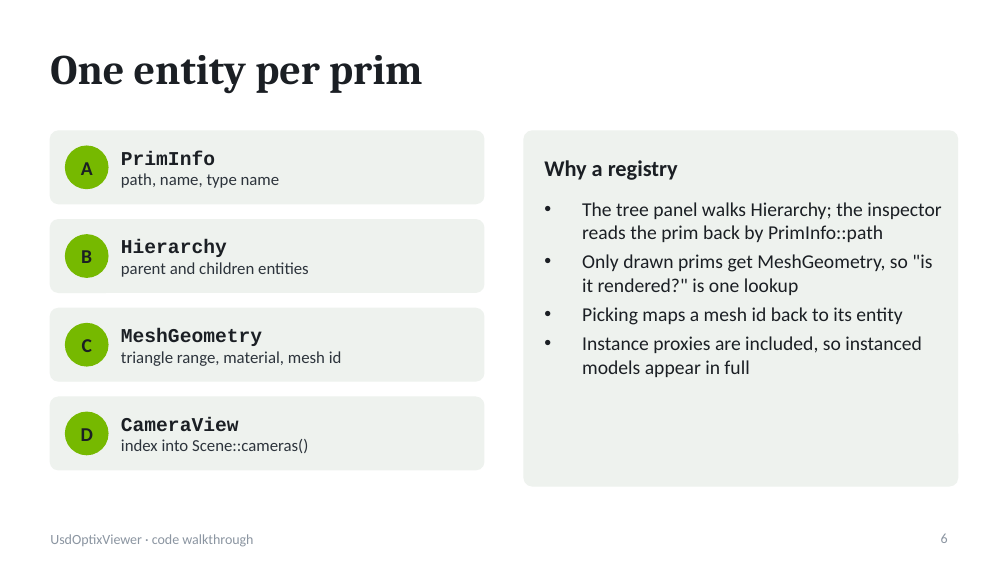
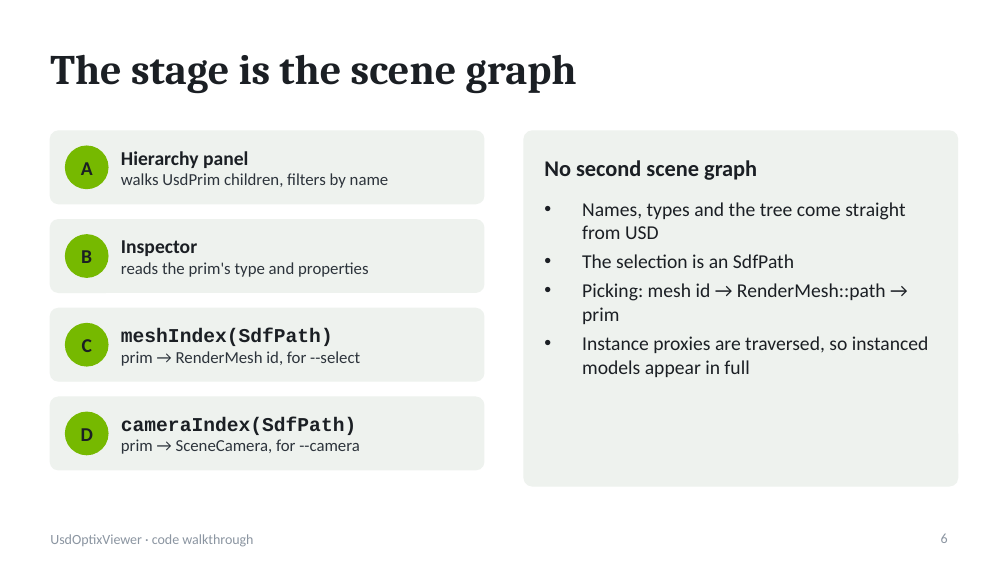
Before and after one commit to pablo-figueroa-uniandes/VizTools, a slide deck: slide 6 of Docs/UsdOptixViewer-code.pptx. Drawn at 1008x567 pixels with LibreOffice and Linux fonts; fonts in the diff are those of the drawing. Boxes give left, top, right and bottom in pixels: in the first picture for what was removed or moved away, otherwise in the second. Text is boxed around its words. In the diff, an @@ line names an element or a change of style, - is before the commit and + after.

```diff
--- a/Docs/UsdOptixViewer-code.pptx
+++ b/Docs/UsdOptixViewer-code.pptx
@@ title at (50,54,577,94): text changed @@
-One entity per prim
+The stage is the scene graph
@@ text at (121,151,389,188): text changed @@
-PrimInfo
-path, name, type name
+Hierarchy panel
+walks UsdPrim children, filters by name
@@ text at (544,160,757,180): text changed @@
-Why a registry
+No second scene graph
@@ text at (582,202,929,377): text changed @@
-• The tree panel walks Hierarchy; the inspector reads the prim back by PrimInfo::path
-• Only drawn prims get MeshGeometry, so "is it rendered?" is one lookup
-• Picking maps a mesh id back to its entity
-• Instance proxies are included, so instanced models appear in full
+• Names, types and the tree come straight from USD
+• The selection is an SdfPath
+• Picking: mesh id → RenderMesh::path → prim
+• Instance proxies are traversed, so instanced models appear in full
@@ text at (121,240,368,277): text changed @@
-Hierarchy
-parent and children entities
+Inspector
+reads the prim's type and properties
@@ text at (121,328,360,366): text changed @@
-MeshGeometry
-triangle range, material, mesh id
+meshIndex(SdfPath)
+prim → RenderMesh id, for --select
@@ text at (121,417,360,454): text changed @@
-CameraView
-index into Scene::cameras()
+cameraIndex(SdfPath)
+prim → SceneCamera, for --camera
```
Also in this commit, not shown: 10 other slides changed, 1 slide added, 2 other files.
